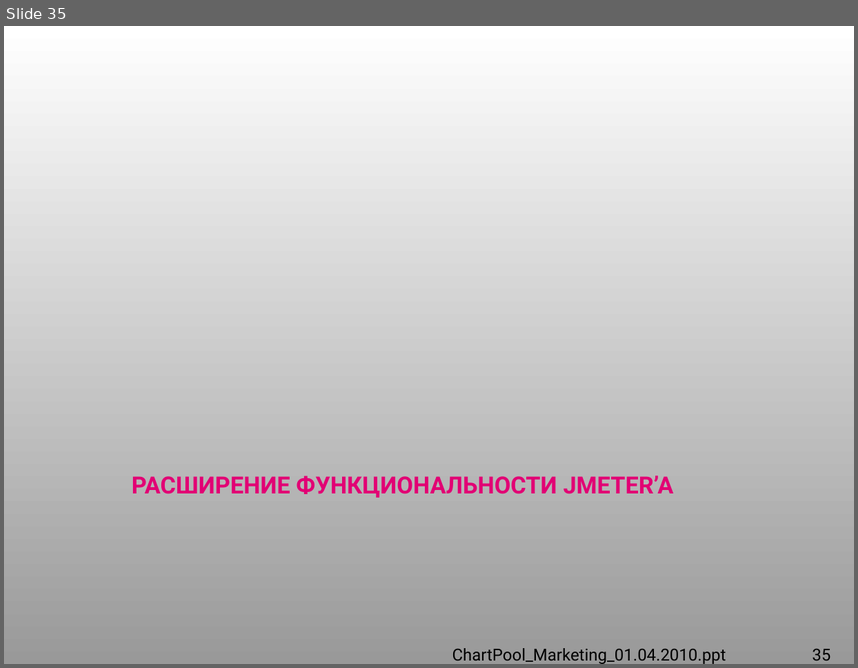
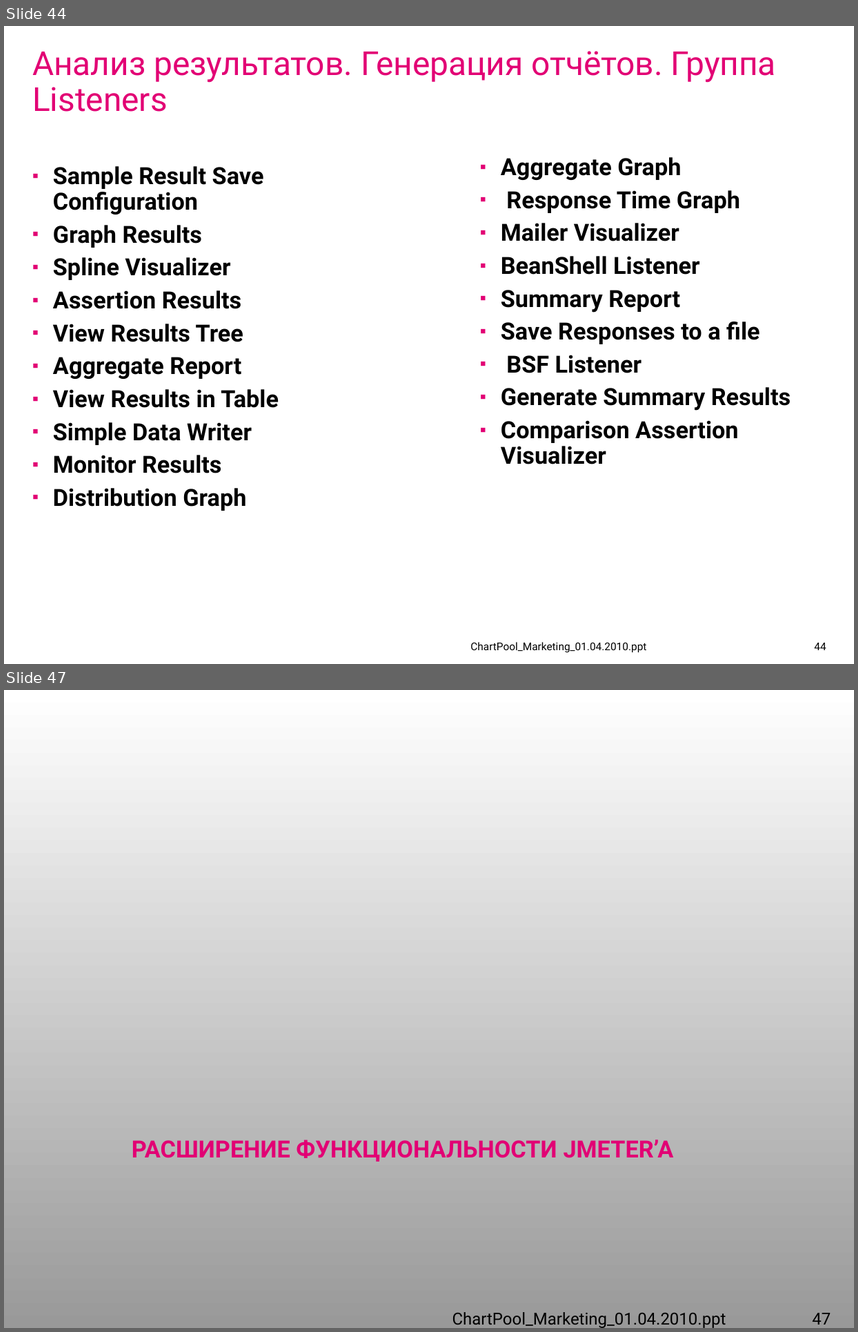
Before and after one commit to IvanCS/JMeterAvtoTestingDemo, a slide deck: documents/presentation.ppt. Shown one above the other, each under a label of ours: slide 35 before the commit, slides 44 and 47 after it; the slides between them are not shown. The pictures are 858x668 and 858x1332 pixels, drawn with LibreOffice and Linux fonts; fonts in the diff are those of the drawing; background and template pictures are left out. Boxes give left, top, right and bottom in pixels: in the first picture for what was removed or moved away, otherwise in the second. Text is boxed around its words. In the diff, an @@ line names an element or a change of style, - is before the commit and + after.

```diff
--- a/documents/presentation.ppt
+++ b/documents/presentation.ppt
@@ slide 44 added at [4,26,854,664], background #FFFFFF @@
@@ title added at [32,51,776,112], 28 pt, text #E20074 @@
+Анализ результатов. Генерация отчётов. Группа Listeners
@@ text added at [53,166,279,510], 20 pt, text #000000, bold @@
+▪ Sample Result Save Configuration
+▪ Graph Results
+▪ Spline Visualizer
+▪ Assertion Results
+▪ View Results Tree
+▪ Aggregate Report
+▪ View Results in Table
+▪ Simple Data Writer
+▪ Monitor Results
+▪ Distribution Graph
@@ text added at [501,157,791,464], 20 pt, text #000000, bold @@
+▪ Aggregate Graph
+▪ Response Time Graph
+▪ Mailer Visualizer
+▪ BeanShell Listener
+▪ Summary Report
+▪ Save Responses to a file
+▪ BSF Listener
+▪ Generate Summary Results
+▪ Comparison Assertion Visualizer
@@ text added at [470,641,646,653], 9 pt, text #000000 @@
+ChartPool_Marketing_01.04.2010.ppt
@@ page number added at [814,642,826,650], 9 pt, text #000000 @@
+44
@@ what was slide 35 is now slide 47 @@
@@ page number at [812,1312,831,1324]: text changed @@
-35
+47
```
Also in this commit, not shown: 9 slides changed, 11 other slides added, 26 other files.
